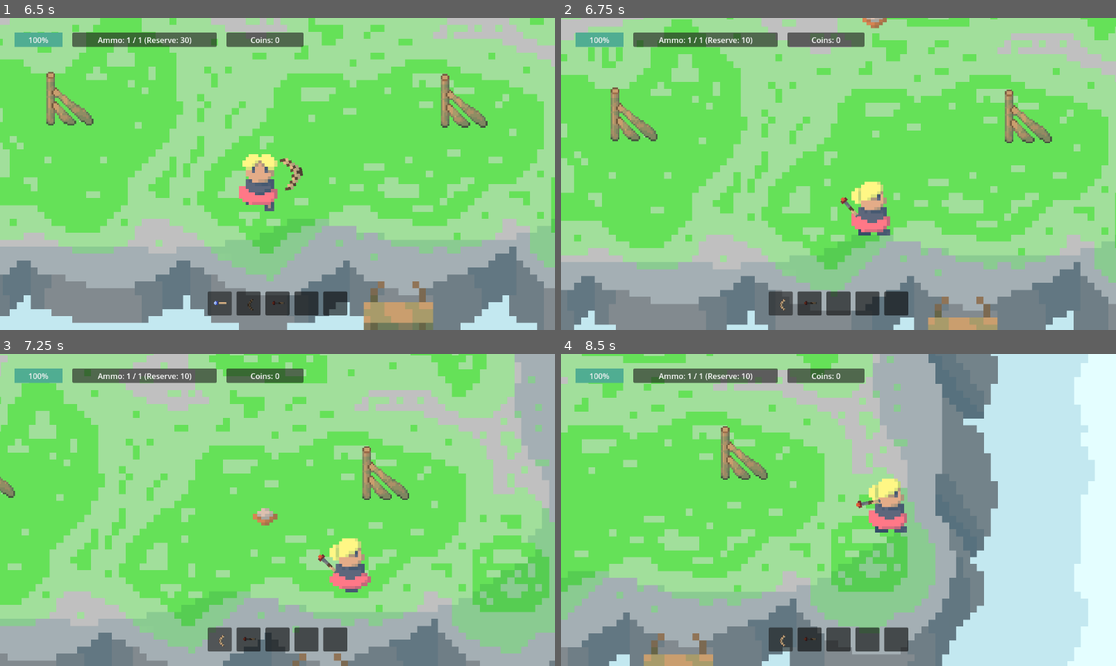
Above: before the commit, frames 1-4 (two rows, left to right).
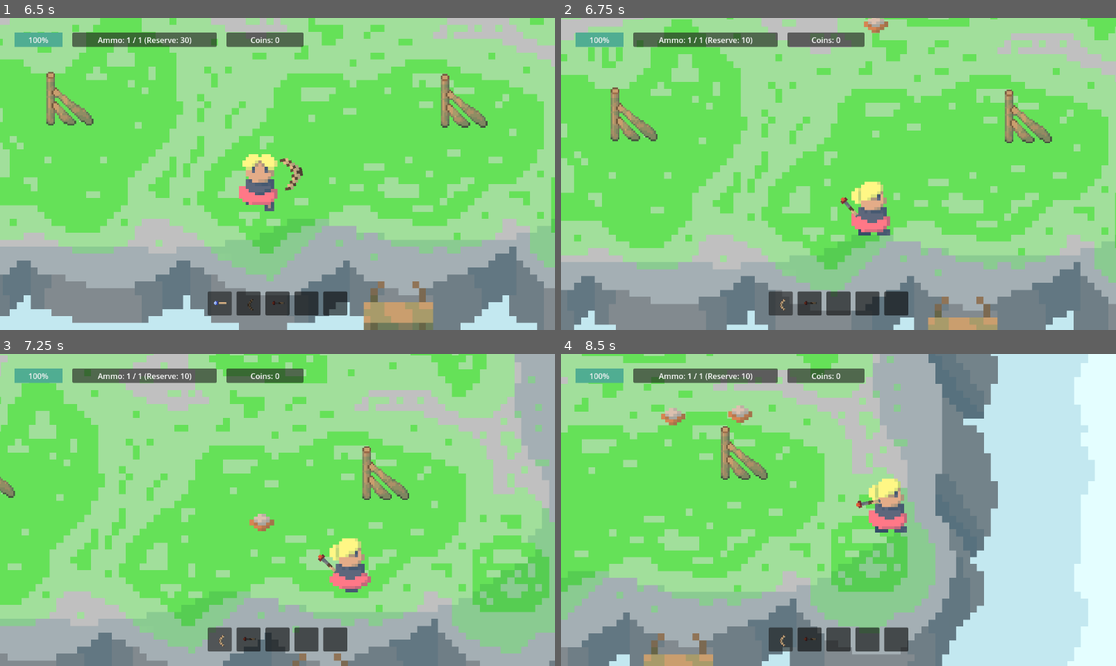
Above: after the commit, the same moments.

Repository: Kryzi/Eksamens-projekt
Game: Godot game, scene res://scenes/main_menu/main_menu.tscn
Same seed, same stepped clock (60 frames per second), same inputs: the game is played once before the commit and once after it. The engine's default icon, where the game draws it, is replaced by a stand-in: a white triangle on a blue panel in a dark square. Sound files missing from this copy of the repository are replaced by a short silence.
Inputs (mouse positions are in pixels of both pictures, inside the frame that each line leads up to):
- Up to frame 1 (6.5 s): click "START" at 0.5 s; move the mouse to (399, 158) at 1.27 s; hold D (Right) 1.28-2.03 s; tap 0 (0) at 1.35, 2.3, 2.85, 3.8, 5.3, 5.85 s; tap X (x) at 1.55, 2.1, 3.05, 4.55, 5.1, 6.05 s; move the mouse to (166, 189) at 2.02 s; hold S (Down) 2.03-2.78 s; move the mouse to (333, 105) at 2.77 s; hold D (Right) 2.78-3.53 s; move the mouse to (249, 236) at 3.52 s; hold W (Up) 3.53-4.28 s; tap Shift (Dash) at 3.6 s; move the mouse to (444, 220) at 4.27 s; press the mouse at (444, 220) at 4.28 s; hold A (Left) 4.28-5.78 s; move the mouse to (111, 127) at 5.02 s; release the mouse at (111, 127) at 5.03 s; move the mouse to (305, 174) at 5.77 s; hold S (Down) from 5.78 s (still down)
- Up to frame 2 (6.75 s): move the mouse to (755, 96) at 6.52 s; release S (Down) at 6.53 s; hold D (Right) from 6.53 s (still down); tap X (x) at 6.6 s
- Up to frame 3 (7.25 s): keep holding D (Right); tap 0 (0) at 6.8 s
- Up to frame 4 (8.5 s): move the mouse to (960, 494) at 7.27 s; release D (Right) at 7.28 s; hold W (Up) 7.28-8.03 s; tap 0 (0) at 7.35, 8.3 s; tap X (x) at 7.55 s; move the mouse to (727, 525) at 8.02 s; hold D (Right) from 8.03 s (still down); tap Shift (Dash) at 8.1 s

Frame 1 is identical in both runs. In frame 2, 0.2% of the frame differs, in the area x 54-59%, y 0-5%; in frame 3, 0.2%; in frame 4, 0.3%, in the area x 18-35%, y 16-23%.

Commit message:
forbedring af spawner system

Diff:
--- a/scenes/layouts/layout_2.tscn
+++ b/scenes/layouts/layout_2.tscn
@@ -70,7 +70,7 @@
 [node name="SpawnPolygon2" type="CollisionPolygon2D" parent="EnemyArea2"]
 position = Vector2(1548, 1248)
 build_mode = 1
-polygon = PackedVector2Array(-1044, 876, -1044, -960, -297, -960, -300, 876)
+polygon = PackedVector2Array(-1044, 204, -1044, -960, -297, -960, -311, 159)
 
 [node name="Spawnpoint" type="Marker2D" parent="."]
 position = Vector2(1968, 2172)
--- a/scripts/collectables/item.gd
+++ b/scripts/collectables/item.gd
@@ -38,7 +38,6 @@
 		return
 	if _body.is_in_group("player"):
 		picked_up = true
-		$ItemArea/CollisionShape2D.disabled = true
 		match itemID:
 			1:
 				weapon.applyUpgrades( num, num)
--- a/scripts/map_controller/map_controller.gd
+++ b/scripts/map_controller/map_controller.gd
@@ -203,6 +203,6 @@
 			spawner.call_deferred("generate_obstacles",obstacleBoundary3)
 
 		if (stageReward == 4 or stageReward == 5):
-			spawner.random_spawn()
-			spawner.random_spawn()
-			spawner.random_spawn()
+			var amount = randi_range(3, 4)
+			for i in amount:
+				spawner.random_spawn(i)
--- a/scripts/map_controller/spawner.gd
+++ b/scripts/map_controller/spawner.gd
@@ -95,14 +95,19 @@
 #endregion Obstacle generation
 
 #region Enemy spawning
+var amount = 0
 func create_spawn_area(new_boundary):
 	spawnArea = get_area_from_boundary(new_boundary)  # Calculate the spawn area bounding box
 
 	#print("Spawner ready:", self.name, "from", get_parent())
-	var amount = randi_range(1, 4)
+	if (PlayerInfo.bossTimer <= 5):
+		amount = randi_range(2, 3)
+	if (PlayerInfo.bossTimer > 5):
+		amount = randi_range(4, 5)
+
 	for i in amount:
 		#print(i)
-		random_spawn()
+		random_spawn(i)
 
 func get_area_from_boundary(boundary_for_spawn_area: CollisionPolygon2D) -> Rect2:
 	var min_x = INF
@@ -119,18 +124,52 @@
 
 	return Rect2(Vector2(min_x, min_y), Vector2(max_x - min_x, max_y - min_y))
 
-func random_spawn():
+func random_spawn(i):
 	var x = randf_range(spawnArea.position.x, spawnArea.end.x)
 	var y = randf_range(spawnArea.position.y, spawnArea.end.y)
 	var pos = Vector2(x, y)
-
-	# Vælg en tilfældig fjende at spawne
-	var enemy_scenes = [enemy_1, enemy_2, enemy_3]
-	var selected_enemy = enemy_scenes[randi() % enemy_scenes.size()]
-
-	var enemy_instance = selected_enemy.instantiate()
-	enemy_instance.position = pos
-	call_deferred("add_child", enemy_instance)
+	#Første modstander er altid basis
+	if (i == 0):
+		var enemy_instance = enemy_1.instantiate()
+		enemy_instance.position = pos
+		call_deferred("add_child", enemy_instance)
+		#print("used")
+	else:
+		# Vælg en tilfældig fjende at spawne
+		var enemy_scenes = [enemy_1, enemy_2, enemy_3]
+		var selected_enemy = enemy_scenes[randi() % enemy_scenes.size()]
+
+		var enemy_instance = selected_enemy.instantiate()
+		# Modstander 3 spawner tættere til spilleren
+		if(selected_enemy == enemy_3):
+			enemy_instance.position = Vector2(x, y * 1.5)
+		else:
+			enemy_instance.position = pos
+		call_deferred("add_child", enemy_instance)
+		#print("used2")
+
+func elite_spawn(i):
+	var x = randf_range(spawnArea.position.x, spawnArea.end.x)
+	var y = randf_range(spawnArea.position.y, spawnArea.end.y)
+	var pos = Vector2(x, y)
+	#Første modstander er altid basis
+	if (i == 0):
+		var enemy_instance = enemy_1.instantiate()
+		enemy_instance.position = pos
+		call_deferred("add_child", enemy_instance)
+		#print("used")
+	else:
+		# Vælg en tilfældig fjende at spawne
+		var enemy_scenes = [enemy_1, enemy_2, enemy_3]
+		var selected_enemy = enemy_scenes[randi() % enemy_scenes.size()]
+
+		var enemy_instance = selected_enemy.instantiate()
+		# Modstander 3 spawner tættere til spilleren
+		if(selected_enemy == enemy_3):
+			enemy_instance.position = Vector2(x, y * 1.5)
+		else:
+			enemy_instance.position = pos
+		call_deferred("add_child", enemy_instance)
 #endregion Enemy Spawning
 
 func rewardSet(value):
